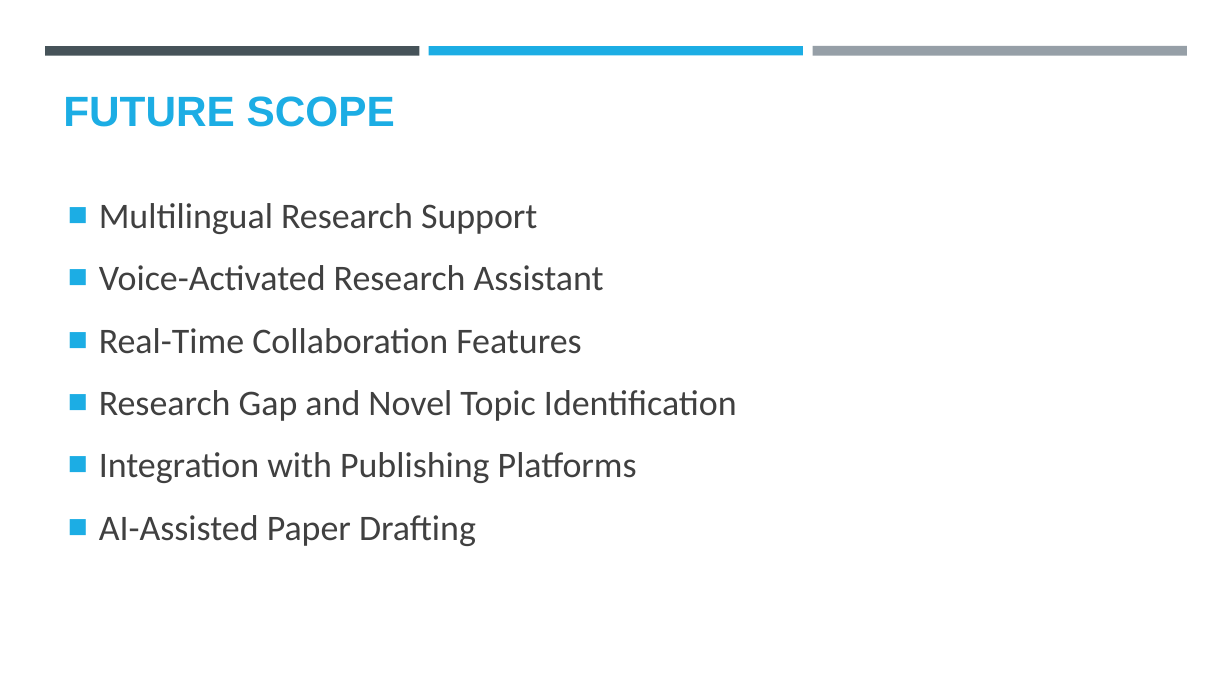
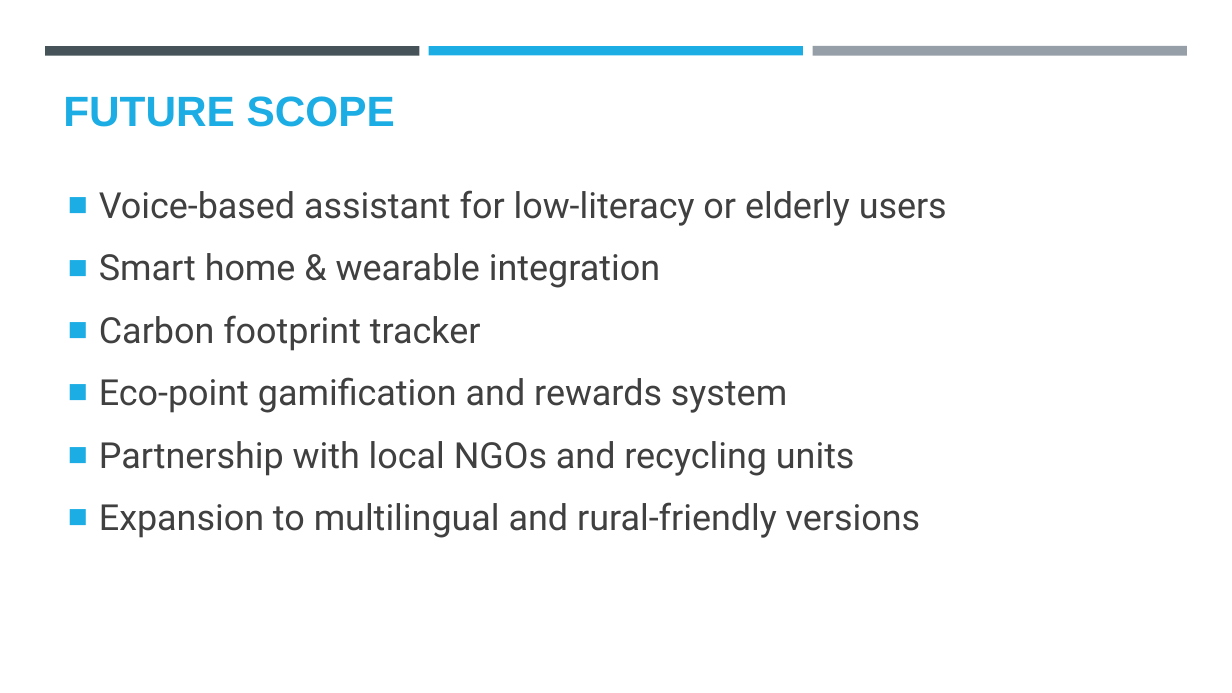
Before and after one commit to Shreyayadav111/ECO_AGENT, a slide deck: slide 14 of ECO_LIFESTYLE(SHREYA YADAV).pptx. Drawn at 1232x693 pixels with LibreOffice and Linux fonts; fonts in the diff are those of the drawing; background and template pictures are left out. Boxes give left, top, right and bottom in pixels: in the first picture for what was removed or moved away, otherwise in the second. Text is boxed around its words. In the diff, an @@ line names an element or a change of style, - is before the commit and + after.

```diff
--- a/ECO_LIFESTYLE(SHREYA YADAV).pptx
+++ b/ECO_LIFESTYLE(SHREYA YADAV).pptx
@@ text at (99, 190, 947, 538): text changed; font Calibri to Roboto @@
-■ Multilingual Research Support
-■ Voice-Activated Research Assistant
-■ Real-Time Collaboration Features
-■ Research Gap and Novel Topic Identification
-■ Integration with Publishing Platforms
-■ AI-Assisted Paper Drafting
+■ Voice-based assistant for low-literacy or elderly users
+■ Smart home & wearable integration
+■ Carbon footprint tracker
+■ Eco-point gamification and rewards system
+■ Partnership with local NGOs and recycling units
+■ Expansion to multilingual and rural-friendly versions
```
Also in this commit, not shown: 8 other slides changed, 5 slides added, 5 slides removed, 1 other file.
